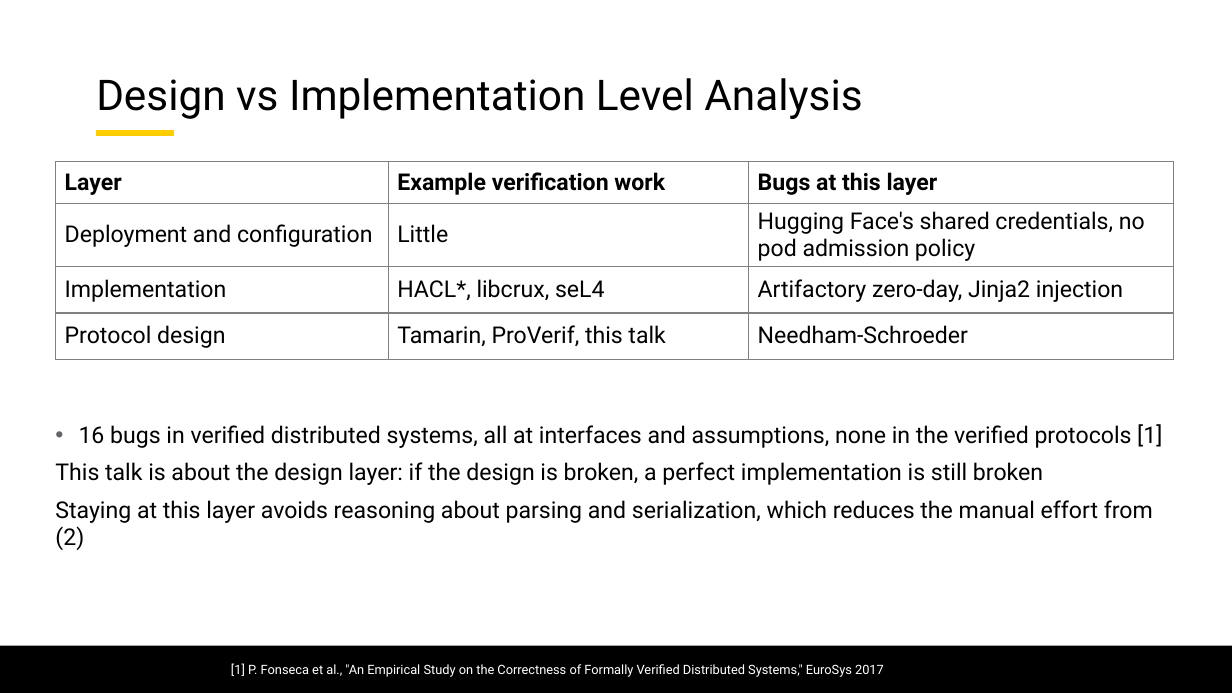
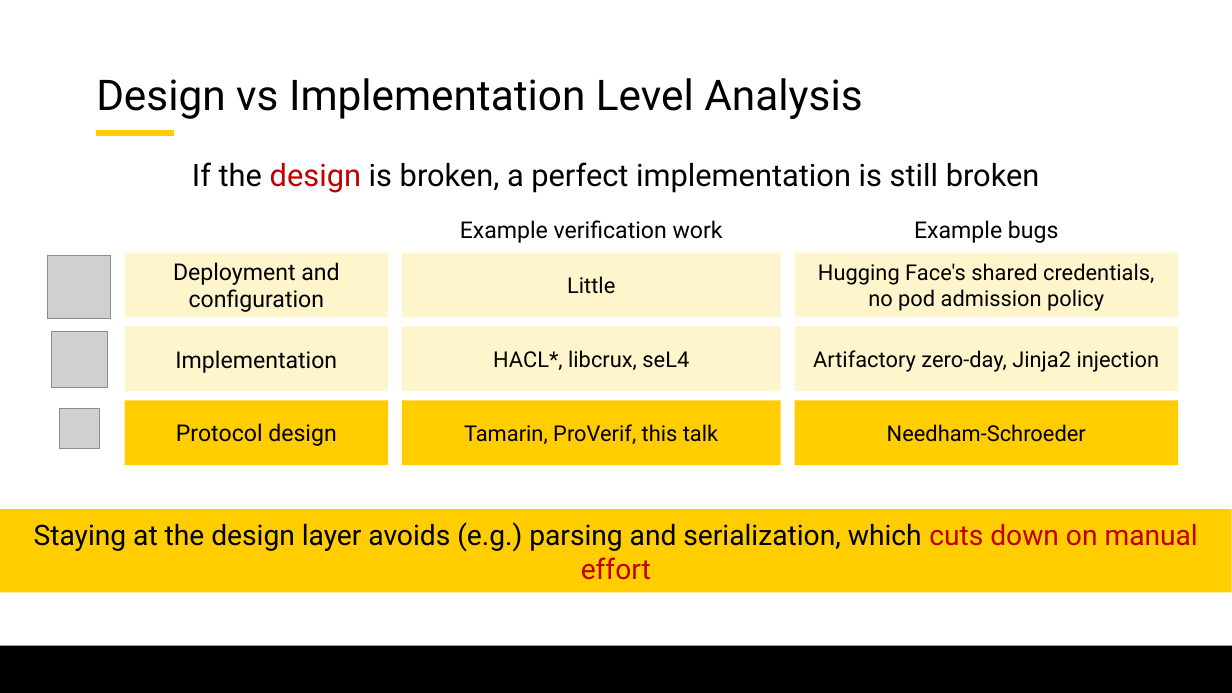
Before and after one commit to lorchrob/graduate_research_symposium, a slide deck: slide 26 of symposium_slides.pptx (slide 19 before the commit). Drawn at 1232x693 pixels with LibreOffice and Linux fonts; fonts in the diff are those of the drawing; grey boxes stand for pictures; background and template pictures are left out. Boxes give left, top, right and bottom in pixels: in the first picture for what was removed or moved away, otherwise in the second. Text is boxed around its words. In the diff, an @@ line names an element or a change of style, - is before the commit and + after.

Commit message:
Work on slides

```diff
--- a/symposium_slides.pptx
+++ b/symposium_slides.pptx
@@ text "If the design is broken, ..." at <box>192,162,1040,193</box>: vertical alignment top to middle @@
@@ table removed at <box>55,162,1174,360</box>, 4 rows, 3 columns @@
-Layer | Example verification work | Bugs at this layer
-Deployment and configuration | Little | Hugging Face's shared credentials, no pod admission policy
-Implementation | HACL*, libcrux, seL4 | Artifactory zero-day, Jinja2 injection
-Protocol design | Tamarin, ProVerif, this talk | Needham-Schroeder
@@ text at <box>192,162,1040,193</box>: text changed; size 18 to 24 pt @@
-• 16 bugs in verified distributed systems, all at interfaces and assumptions, none in the verified protocols [1]
-This talk is about the design layer: if the design is broken, a perfect implementation is still broken
-Staying at this layer avoids reasoning about parsing and serialization, which reduces the manual effort from (2)
+If the design is broken, a perfect implementation is still broken
@@ text added at <box>460,220,723,243</box>, 18 pt, text #000000 @@
+Example verification work
@@ text added at <box>914,220,1059,243</box>, 18 pt, text #000000 @@
+Example bugs
@@ picture added at <box>47,255,111,319</box> @@
@@ rectangle added at <box>125,252,388,317</box>, fill #FFF5CC, 18 pt, text #000000 @@
+Deployment and configuration
@@ rectangle added at <box>402,252,781,317</box>, fill #FFF5CC, 17 pt, text #000000 @@
+Little
@@ rectangle added at <box>795,252,1178,317</box>, fill #FFF5CC, 17 pt, text #000000 @@
+Hugging Face's shared credentials, no pod admission policy
@@ rectangle added at <box>125,326,388,391</box>, fill #FFF5CC, 18 pt, text #000000 @@
+Implementation
@@ rectangle added at <box>402,326,781,391</box>, fill #FFF5CC, 17 pt, text #000000 @@
+HACL*, libcrux, seL4
@@ rectangle added at <box>795,326,1178,391</box>, fill #FFF5CC, 17 pt, text #000000 @@
+Artifactory zero-day, Jinja2 injection
@@ picture added at <box>51,332,107,388</box> @@
@@ picture added at <box>59,409,100,449</box> @@
@@ rectangle added at <box>125,400,388,465</box>, fill #FFCD00, 18 pt, text #000000 @@
+Protocol design
@@ rectangle added at <box>402,400,781,465</box>, fill #FFCD00, 17 pt, text #000000 @@
+Tamarin, ProVerif, this talk
@@ rectangle added at <box>795,400,1178,465</box>, fill #FFCD00, 17 pt, text #000000 @@
+Needham-Schroeder
@@ rectangle added at <box>0,509,1232,592</box>, fill #FFCD00, 22 pt, text #000000 @@
+Staying at the design layer avoids (e.g.) parsing and serialization, which cuts down on manual effort
@@ text removed at <box>231,663,884,677</box> @@
-[1] P. Fonseca et al., "An Empirical Study on the Correctness of Formally Verified Distributed Systems," EuroSys 2017
```
Also in this commit, not shown: 19 other slides changed, 10 slides added, 12 slides removed.
